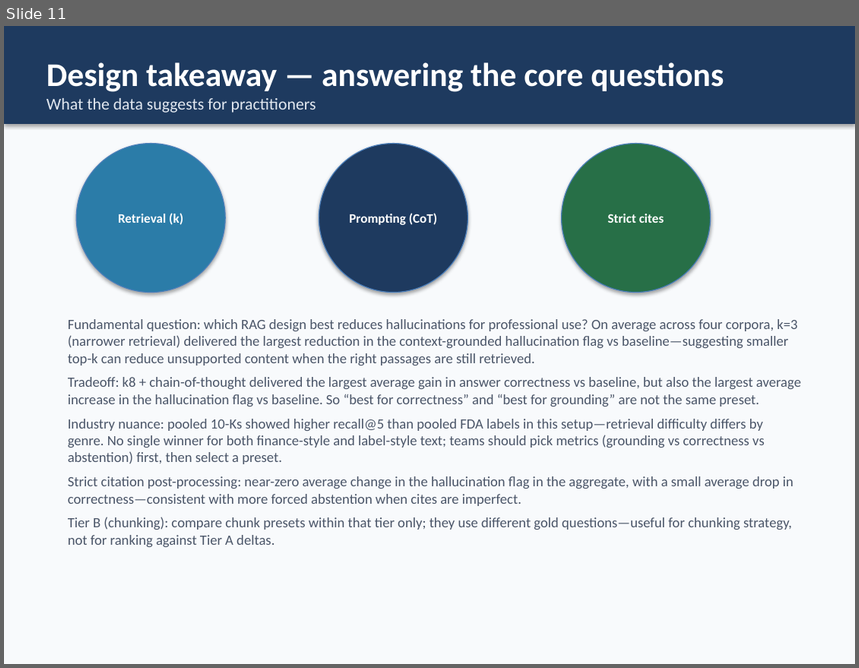
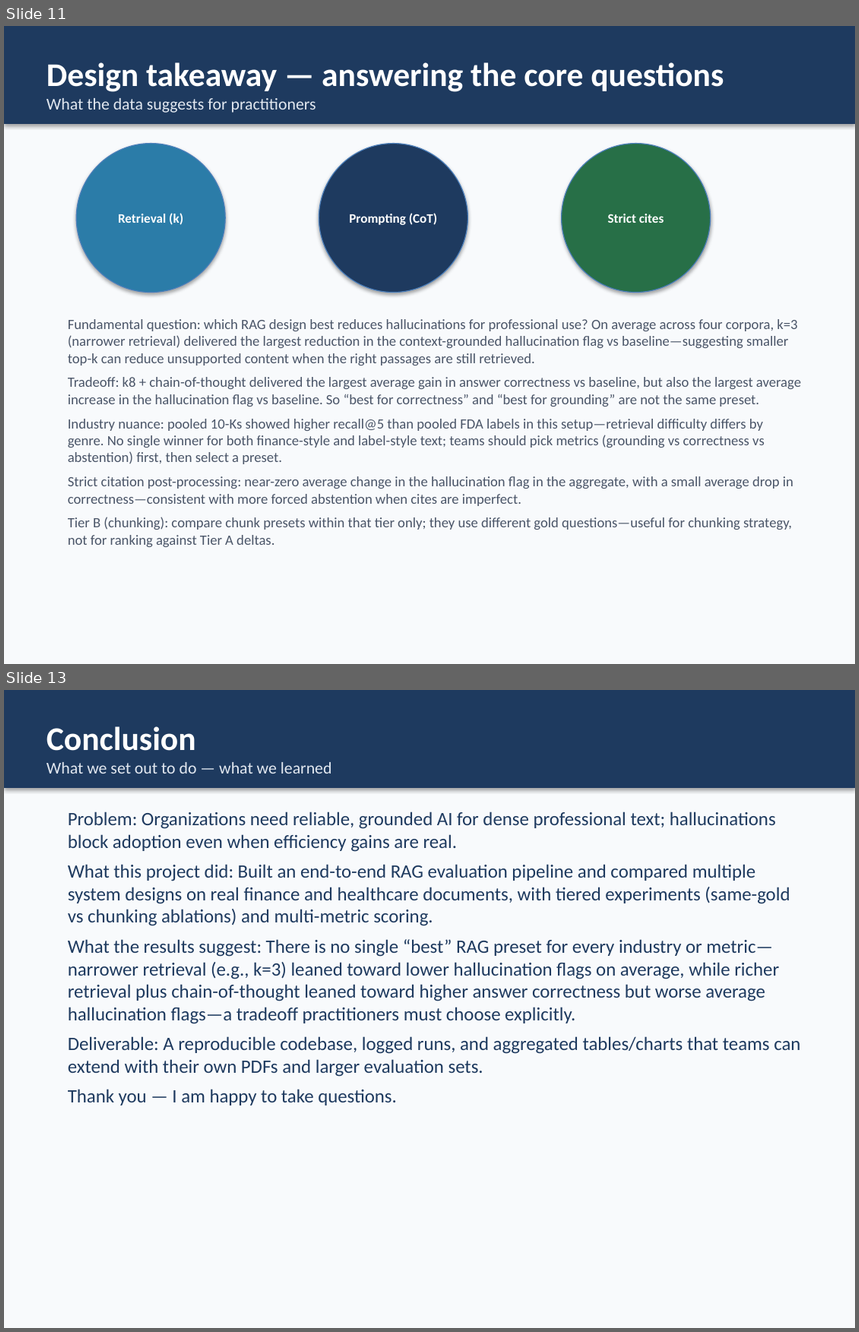
Before and after one commit to TrevorConnolly/FinanceQAHallucinations, a slide deck: outputs/presentation/RAG_Hallucination_Capstone.pptx. Shown one above the other, each under a label of ours: slide 11 before the commit, slides 11 and 13 after it; the slides between them are not shown. The pictures are 859x668 and 859x1332 pixels, drawn with LibreOffice and Linux fonts; fonts in the diff are those of the drawing. Boxes give left, top, right and bottom in pixels: in the first picture for what was removed or moved away, otherwise in the second. Text is boxed around its words. In the diff, an @@ line names an element or a change of style, - is before the commit and + after.

```diff
--- a/outputs/presentation/RAG_Hallucination_Capstone.pptx
+++ b/outputs/presentation/RAG_Hallucination_Capstone.pptx
@@ slide 13 added at (x1=4, y1=690, x2=855, y2=1328), background #F8FAFC @@
@@ rectangle added at (x1=4, y1=690, x2=855, y2=788), fill #1E3A5F, 14 pt, text #E2E8F0 @@
+Conclusion
+What we set out to do — what we learned
@@ text added at (x1=68, y1=812, x2=800, y2=1106), 16 pt, text #1E3A5F @@
+Problem: Organizations need reliable, grounded AI for dense professional text; hallucinations block adoption even when efficiency gains are real.
+What this project did: Built an end-to-end RAG evaluation pipeline and compared multiple system designs on real finance and healthcare documents, with tiered experiments (same-gold vs chunking ablations) and multi-metric scoring.
+What the results suggest: There is no single “best” RAG preset for every industry or metric—narrower retrieval (e.g., k=3) leaned toward lower hallucination flags on average, while richer retrieval plus chain-of-thought leaned toward higher answer correctness but worse average hallucination flags—a tradeoff practitioners must choose explicitly.
+Deliverable: A reproducible codebase, logged runs, and aggregated tables/charts that teams can extend with their own PDFs and larger evaluation sets.
+Thank you — I am happy to take questions.
```
Also in this commit, not shown: 1 slide changed, 1 slide removed, 1 other file.
